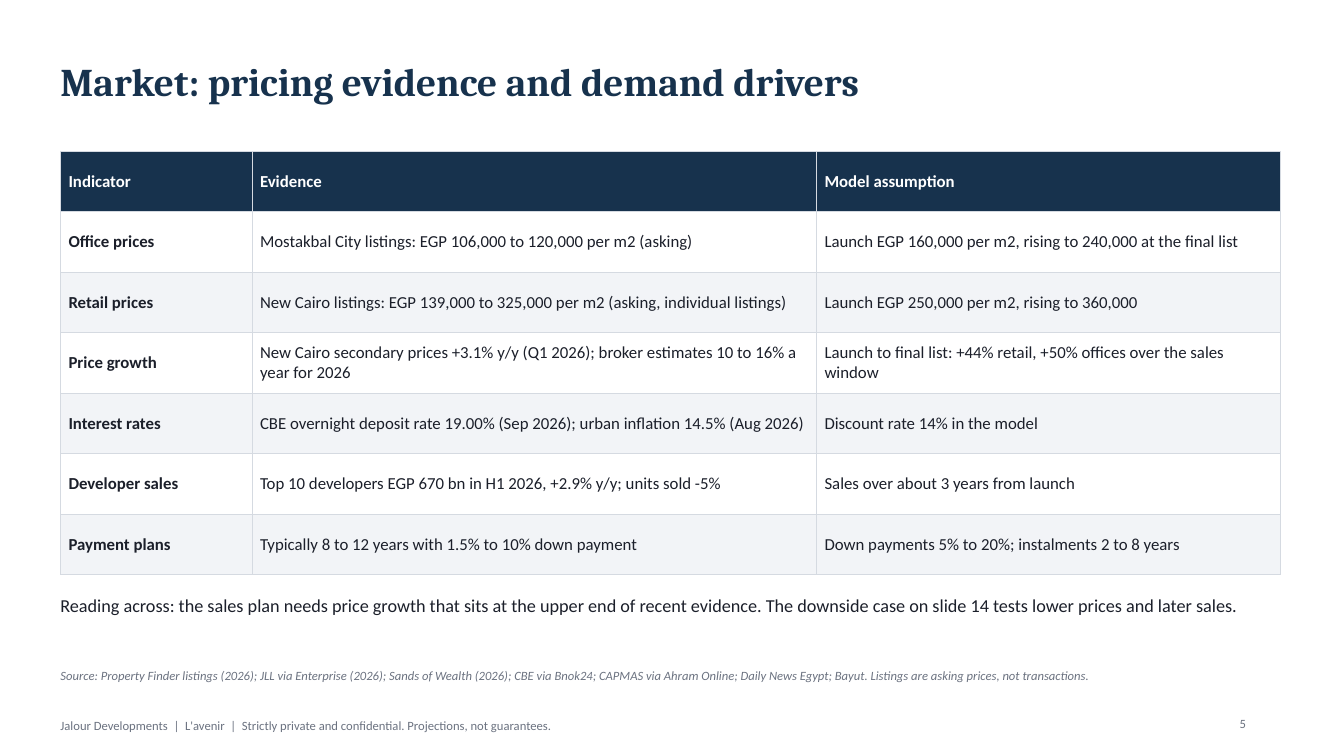
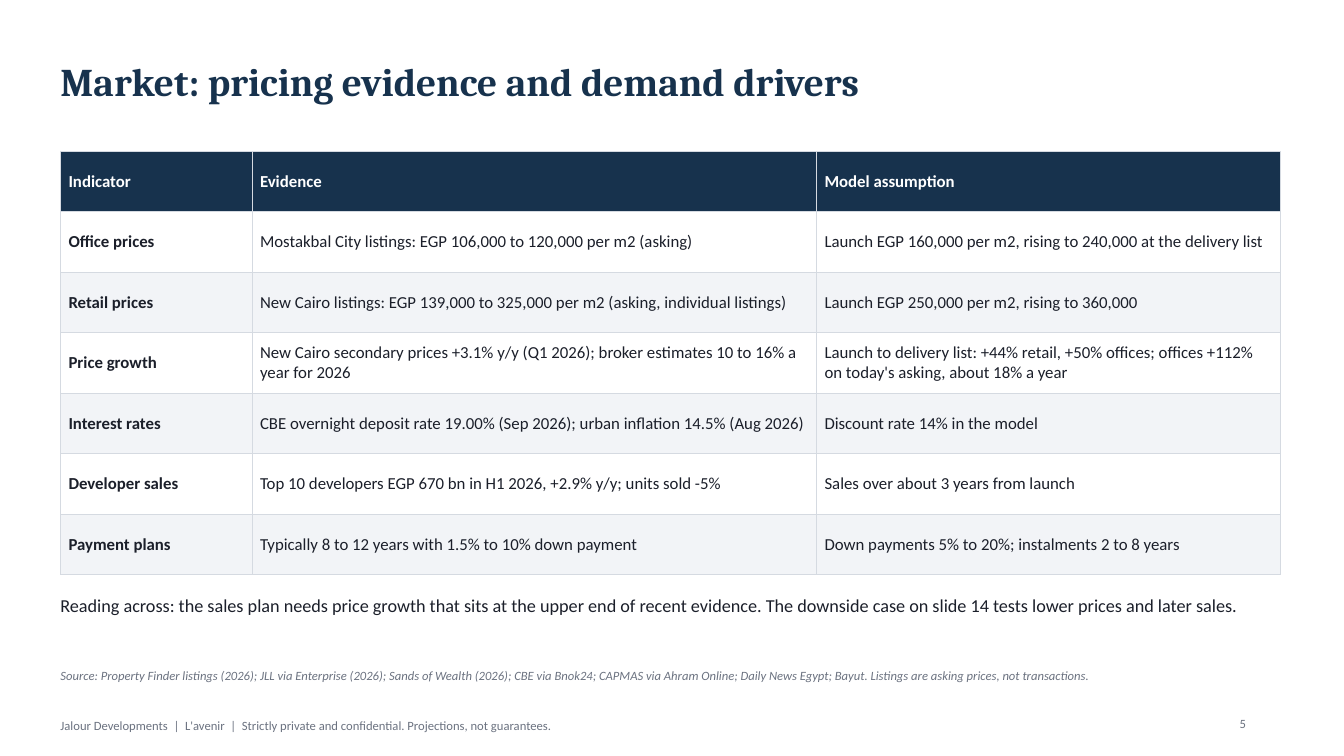
Before and after one commit to abdelnabiii/Jalour_inv_pitch, a slide deck: slide 5 of output/LA_050M/Deck.pptx. Drawn at 1344x756 pixels with LibreOffice and Linux fonts; fonts in the diff are those of the drawing. Boxes give left, top, right and bottom in pixels: in the first picture for what was removed or moved away, otherwise in the second. Text is boxed around its words. In the diff, an @@ line names an element or a change of style, - is before the commit and + after.

```diff
--- a/output/LA_050M/Deck.pptx
+++ b/output/LA_050M/Deck.pptx
@@ table at [60,151,1280,557] @@
-row 2, column 3: Launch EGP 160,000 per m2, rising to 240,000 at the final list
+row 2, column 3: Launch EGP 160,000 per m2, rising to 240,000 at the delivery list
-row 4, column 3: Launch to final list: +44% retail, +50% offices over the sales window
+row 4, column 3: Launch to delivery list: +44% retail, +50% offices; offices +112% on today's asking, about 18% a year
```
Also in this commit, not shown: 7 other slides changed, 47 other files.
